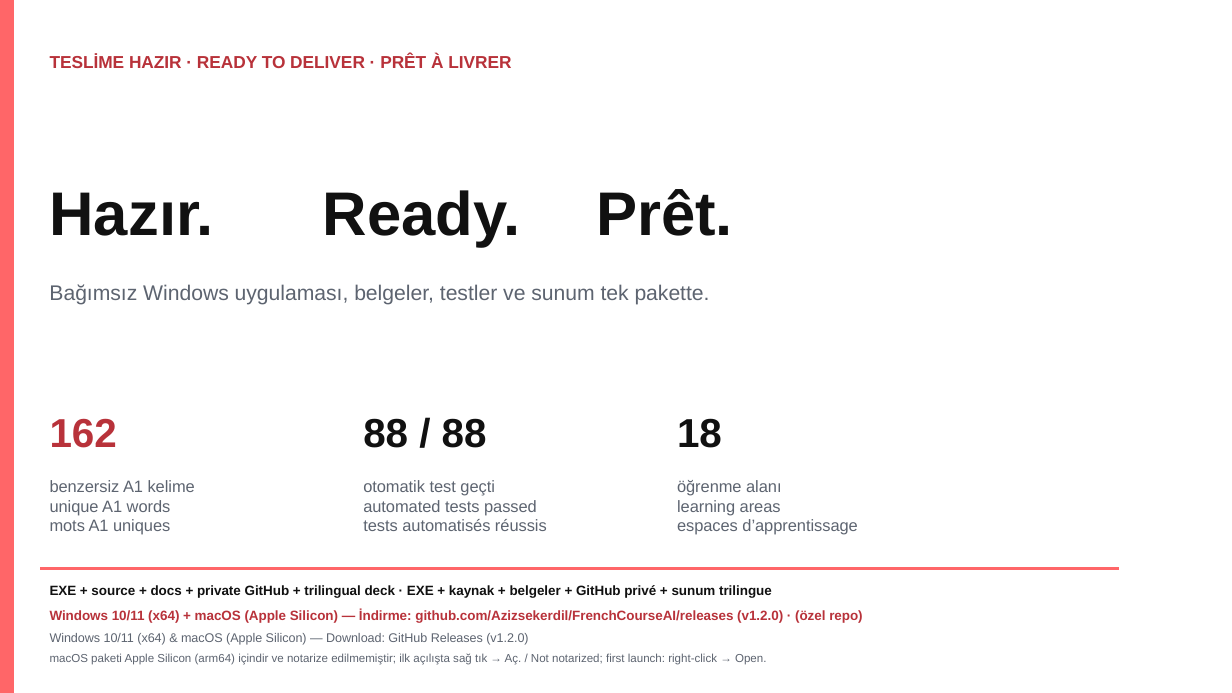
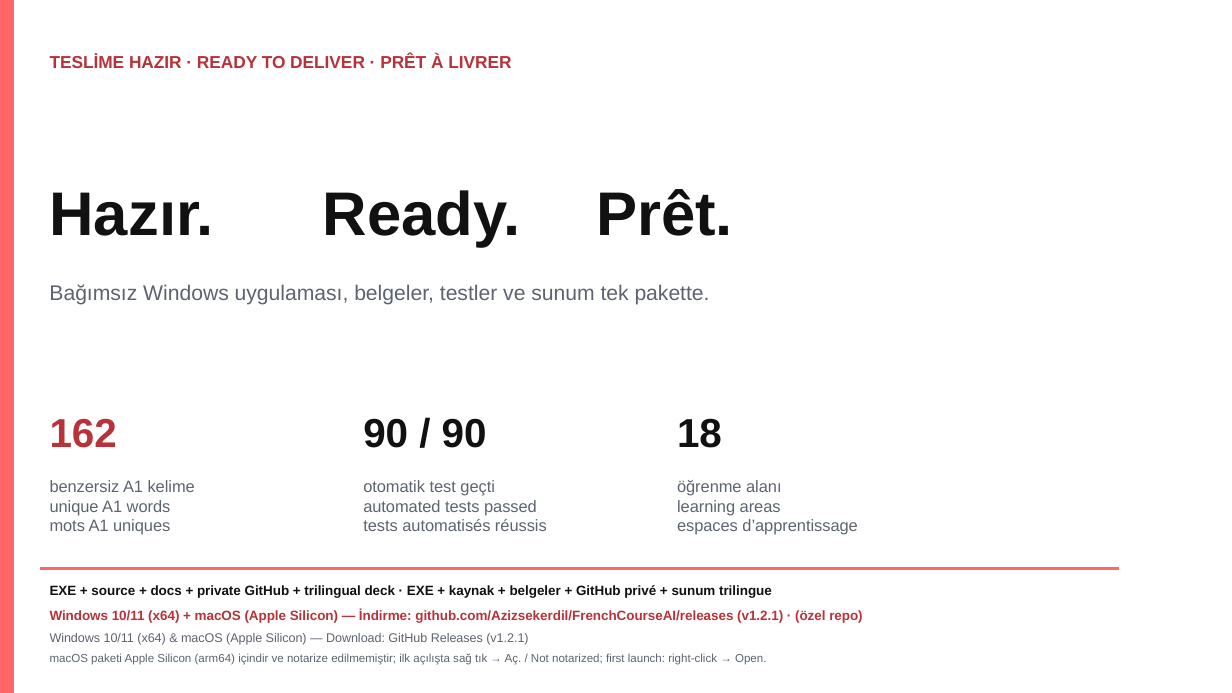
Before and after one commit to Azizsekerdil/FrenchCourseAI, a slide deck: slide 6 of docs/presentation/French-Course-AI-Trilingual.pptx. Drawn at 1232x693 pixels with LibreOffice and Linux fonts; fonts in the diff are those of the drawing. Boxes give left, top, right and bottom in pixels: in the first picture for what was removed or moved away, otherwise in the second. Text is boxed around its words. In the diff, an @@ line names an element or a change of style, - is before the commit and + after.

```diff
--- a/docs/presentation/French-Course-AI-Trilingual.pptx
+++ b/docs/presentation/French-Course-AI-Trilingual.pptx
@@ text at <box>363,418,487,448</box>: text changed @@
-88 / 88
+90 / 90
@@ text at <box>50,609,862,623</box>: text changed @@
-Windows 10/11 (x64) + macOS (Apple Silicon) — İndirme: github.com/Azizsekerdil/FrenchCourseAI/releases (v1.2.0) · (özel repo)
+Windows 10/11 (x64) + macOS (Apple Silicon) — İndirme: github.com/Azizsekerdil/FrenchCourseAI/releases (v1.2.1) · (özel repo)
@@ text at <box>50,633,528,645</box>: text changed @@
-Windows 10/11 (x64) & macOS (Apple Silicon) — Download: GitHub Releases (v1.2.0)
+Windows 10/11 (x64) & macOS (Apple Silicon) — Download: GitHub Releases (v1.2.1)
```
Also in this commit, not shown: 2 other files.
